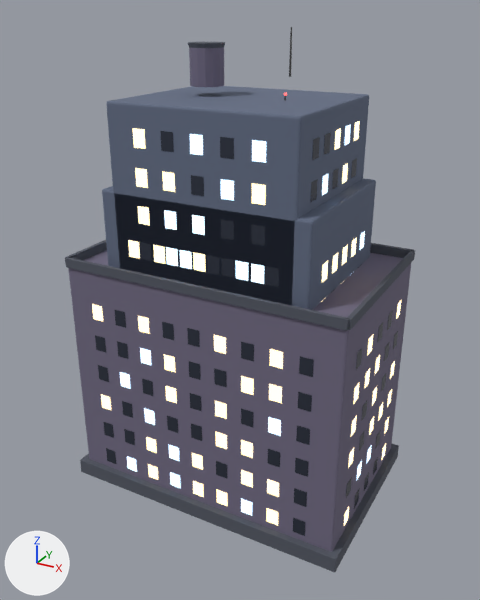
The glTF model game/assets/towers.glb, before and after one commit.
The view is the same before and after, from a camera (50 mm lens) standing at (22.6, -41.4, 36.2) and looking at (0.2, -0.7, 15.9). Arrows for +X, +Y and +Z are at lower left; the lights stay in place. The first picture is the older version. Where no turn or scale is listed for an object, it has been applied to the vertices.

Objects in the first picture: 'TowerASlab', 'TowerAWinWarm', 'TowerBSlab', 'TowerBWinCool', 'TowerBWinDark', 'TowerBWinWarm', 'TowerCSlab', 'TowerCWinCool', 'TowerCWinDark', 'TowerCWinWarm' and 2 more.
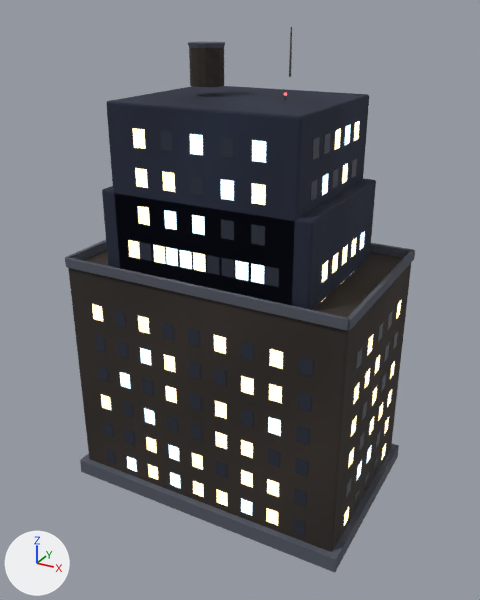
Where the change shows, as pixel boxes (x1, y1, x2, y2) in the pictures (480 x 600 px):
'TowerBSlab', surface changed (greyish purple to black): (66, 240, 411, 554) in both
'TowerCSlab', surface changed (greyish blue to blue): (106, 44, 369, 306) in both
'TowerASlab', surface changed (darker): (102, 92, 376, 310) in both

What the commit changed:
Picture 'WallWarm' (img_wallwarm) is new.
Picture 'WallCool' (img_wallcool) is new.
In material 'Facade' (mat_facade), base_color is no longer (0.13, 0.16, 0.24), greyish blue #656f86.
In material 'Facade' (mat_facade), texture is now set to img_wallcool.
In material 'FacadeB' (mat_facadeb), base_color is no longer (0.17, 0.15, 0.23), greyish purple #736c84.
In material 'FacadeB' (mat_facadeb), texture is now set to img_wallwarm.
